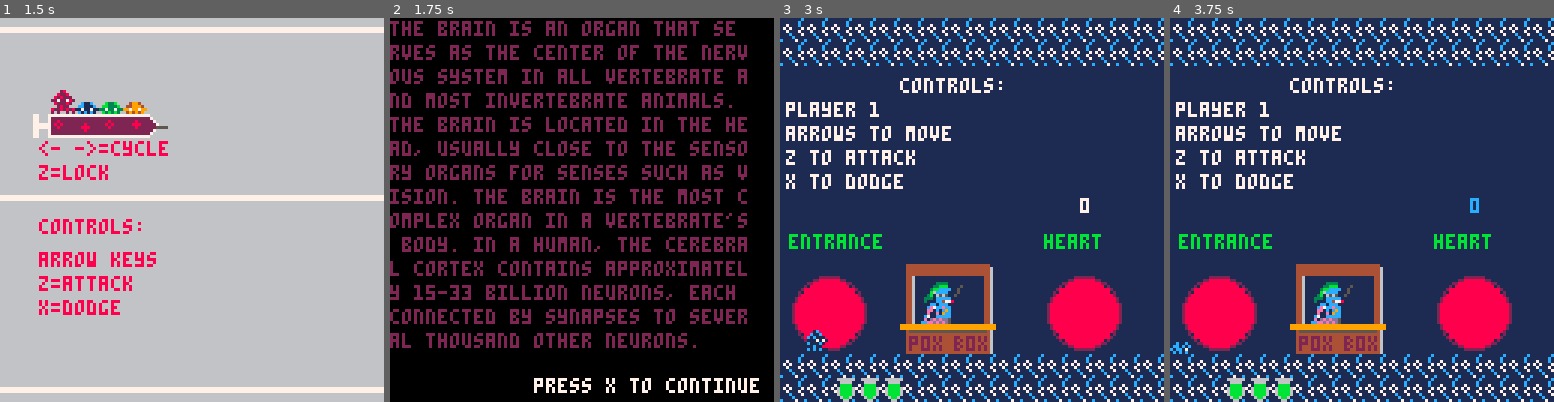
Above: before the commit, frames 1-4 (left to right).
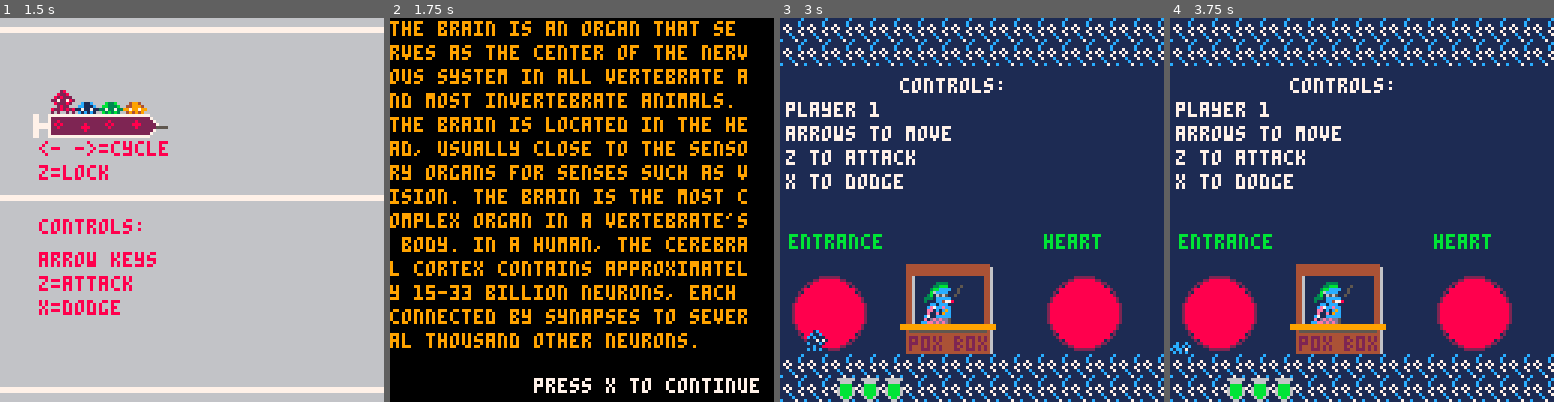
Above: after the commit, the same moments.

Repository: Von-dy/Game_Design_Final_Project
Game: PICO-8 cartridge current_build.p8
The game is run twice, just before and just after one commit, with the same random seed, the same clock (stepped at 60 frames per second) and the same inputs.
Inputs:
- Up to frame 1 (1.5 s): tap X (X key) at 0.33, 1.07 s; tap O (Z key) at 0.7 s
- Up to frame 2 (1.75 s): hold Right from 1.6 s (still down); tap O (Z key) at 1.7 s
- Up to frame 3 (3 s): tap X (X key) at 1.85, 2.97 s; release Right at 2.1 s; tap O (Z key) at 2.1, 2.5, 2.9 s; hold Up 2.15-2.42 s; hold Right from 2.47 s (still down)
- Up to frame 4 (3.75 s): release Right at 3.03 s; hold Left 3.08-3.58 s; tap O (Z key) at 3.3, 3.7 s; hold Down from 3.63 s (still down)

Frame 1 is identical in both runs. In frame 2, 20% of the frame differs, in the area x 0-93%, y 0-86%; in frame 3, less than 0.1%; in frame 4, less than 0.1%.

Commit message:
fixed more boss interaction

Diff:
--- a/current_build.p8
+++ b/current_build.p8
@@ -312,19 +312,21 @@
 
 function blow(d)
  for p in all(players) do
-  --left
-  if d==0 then
-   if p.x>1 and not solid(p.x+.1,p.y) then p.x-=.1 end
-  end
-  --right
-  if d==1 then
-   if p.x<119 and not solid(p.x-.1,p.y) then p.x+=.1 end
-  end
-  --center
-  if d==2 then
-   if p.x>=64 and not solid(p.x-.1,p.y) then p.x-=.1
-   elseif not solid(p.x+.1,p.y) then p.x+=.1 end
-  end
+  if p.state~=3 then
+	  --left
+	  if d==0 then
+	   if p.x>1 and not solid(p.x+1,p.y) then p.x-=.1 end
+	  end
+	  --right
+	  if d==1 then
+	   if p.x<119 and not solid(p.x-1,p.y) then p.x+=.1 end
+	  end
+	  --center
+	  if d==2 then
+	   if p.x>=64 and not solid(p.x-1,p.y) then p.x-=.1
+	   elseif not solid(p.x+1,p.y) then p.x+=.1 end
+	  end
+	 end
  end
 end
 
@@ -414,8 +416,9 @@
  for i=0,7 do
   if v.x then
    local b=make_bullet(v,i)
-   b.y+=12
-   b.hbox.y+=12
+   local seed=flr(rnd(32))
+   b.y+=seed
+   b.hbox.y+=seed
    add(boss.bullets,b)
   end
  end
@@ -1103,7 +1106,7 @@
 end
 
 function draw_transition()
- print_quote(random_quote,30,0,1,2)
+ print_quote(random_quote,30,0,1,9)
  print("press x to continue",48,120,7)
 end
 
@@ -1349,7 +1352,7 @@
  if id==3 then
   rectfill(0,4,(boss.hp/100)*128,6,10)
  end
- print(#boss.bullets,100,60)
+ --print(#boss.bullets,100,60)
 end
 
 function draw_boss()
